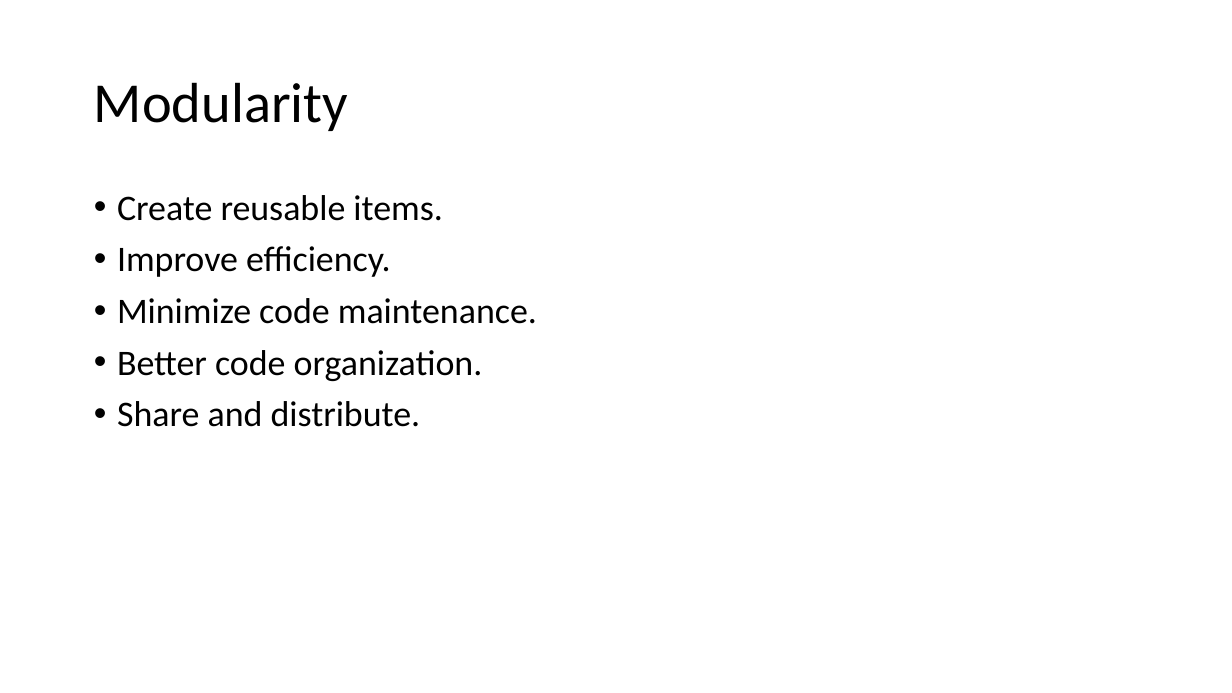
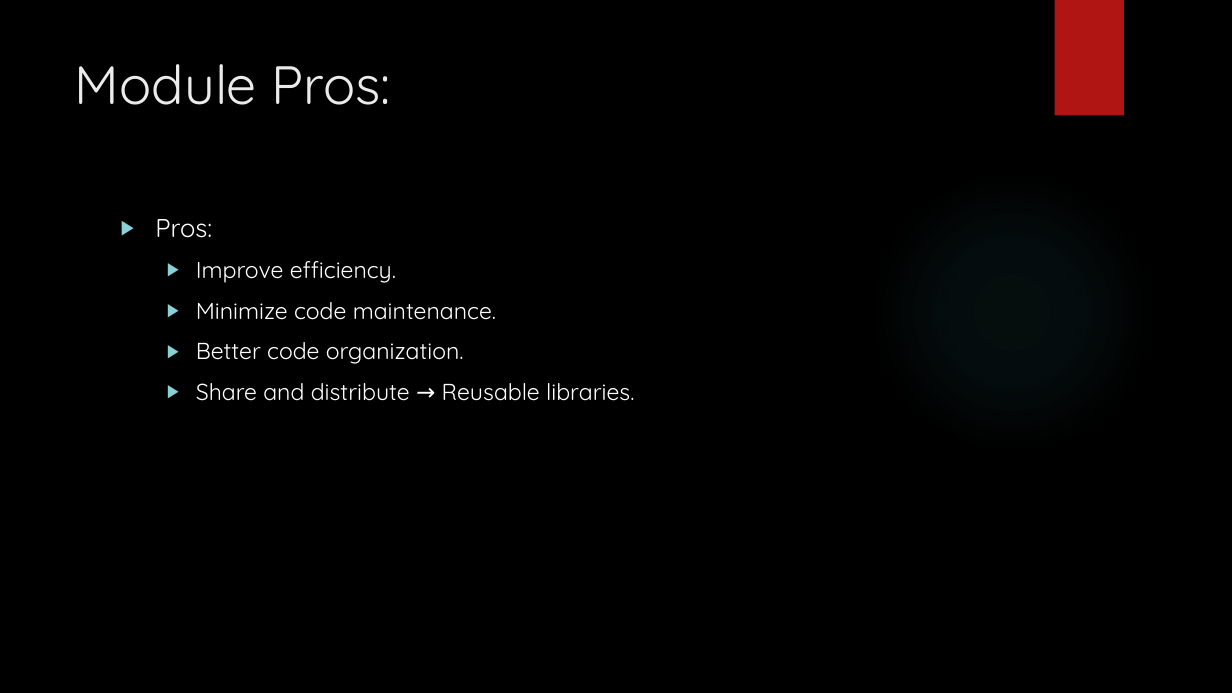
Before and after one commit to buildmotion/custom-angular-modules, a slide deck: slide 12 of presentation/custom-angular-modules.pptx (slide 10 before the commit). Drawn at 1232x693 pixels with LibreOffice and Linux fonts; fonts in the diff are those of the drawing; background and template pictures are left out. Boxes give left, top, right and bottom in pixels: in the first picture for what was removed or moved away, otherwise in the second. Text is boxed around its words. In the diff, an @@ line names an element or a change of style, - is before the commit and + after.

Commit message:
content for module types; outline updates;

```diff
--- a/presentation/custom-angular-modules.pptx
+++ b/presentation/custom-angular-modules.pptx
@@ background #FFFFFF to picture (left out) @@
@@ rectangle added at (1055, 0, 1124, 116), fill #B01513 @@
@@ title added at (75, 64, 391, 105), 42 pt, text #EBEBEB @@
+Module Pros:
@@ title removed at (94, 82, 348, 131) @@
-Modularity
@@ ellipse added at (870, 169, 1154, 454), fill gradient #50B9C1 @@
@@ text "Pros:": place and size @@
-text "Pros:" at (117, 195, 537, 427)
+text "Pros:" at (155, 219, 634, 401)
@@ text at (155, 219, 212, 238): text changed; size 28 to 20 pt; font Calibri to Quicksand; text colour #000000 to #FFFFFF @@
-• Create reusable items.
+▶ Pros:
@@ text at (196, 261, 496, 364): size 28 to 18 pt, font Calibri to Quicksand, text colour #000000 to #FFFFFF in "Improve efficiency.", "Minimize code maintenance.", "Better code organization."; bullet • to ▶; list level 1 to 2 in "Improve efficiency."; line spacing 0.9 to 1; list level 1 to 2 in "Minimize code maintenance."; list level 1 to 2 in "Better code organization." @@
@@ text at (196, 383, 634, 401): text changed; size 28 to 18 pt; font Calibri to Quicksand; text colour #000000 to #FFFFFF @@
-• Share and distribute.
+  ▶ Share and distribute → Reusable libraries.
```
Also in this commit, not shown: 50 other slides changed, 8 slides added.
